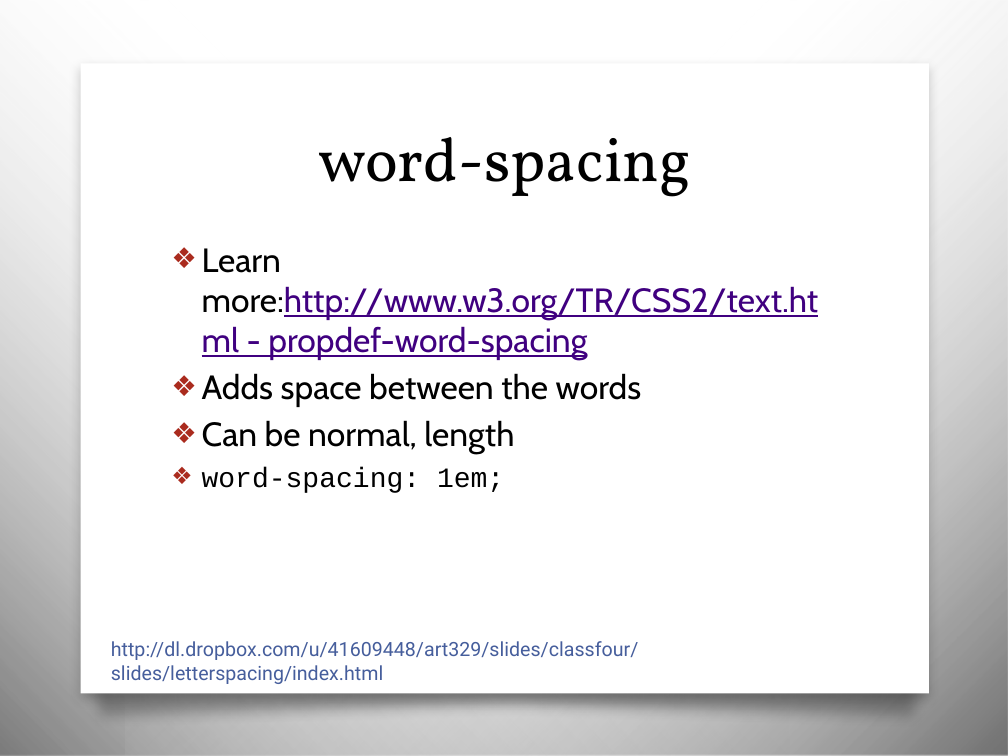
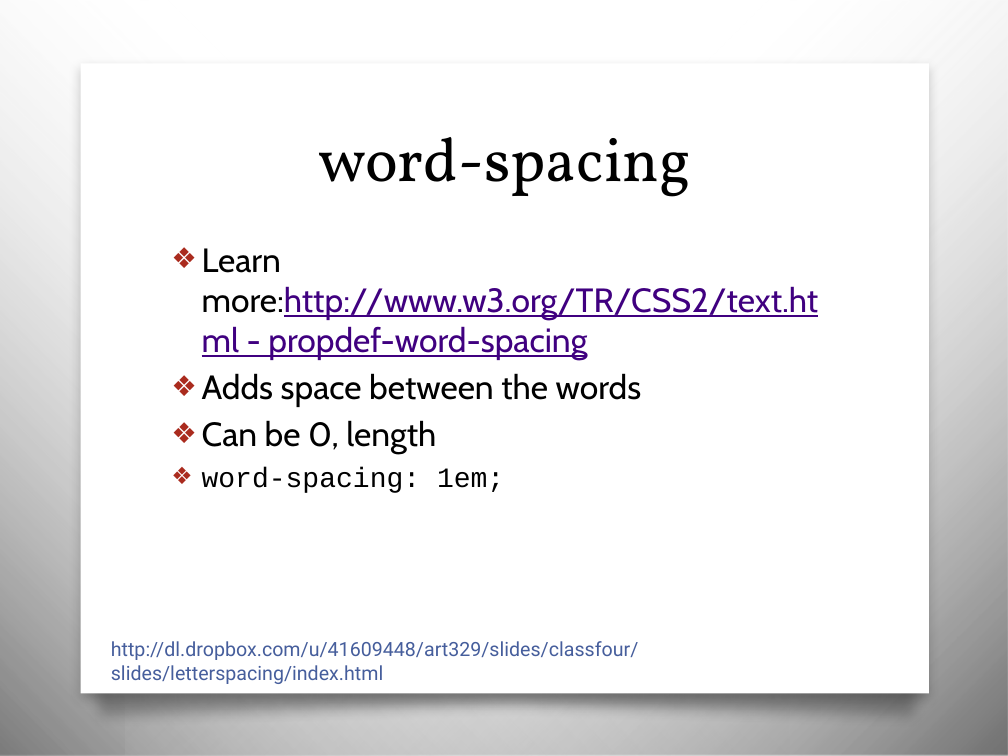
Before and after one commit to awayken/USF-ART329, a slide deck: slide 26 of slides/classfour/slides.pptx. Drawn at 1008x756 pixels with LibreOffice and Linux fonts; fonts in the diff are those of the drawing; background and template pictures are left out. Boxes give left, top, right and bottom in pixels: in the first picture for what was removed or moved away, otherwise in the second. Text is boxed around its words. In the diff, an @@ line names an element or a change of style, - is before the commit and + after.

```diff
--- a/slides/classfour/slides.pptx
+++ b/slides/classfour/slides.pptx
@@ text at box(202, 420, 436, 455): text changed @@
-❖ Can be normal, length
+❖ Can be 0, length
```
Also in this commit, not shown: 5 other slides changed, 2 other files.
